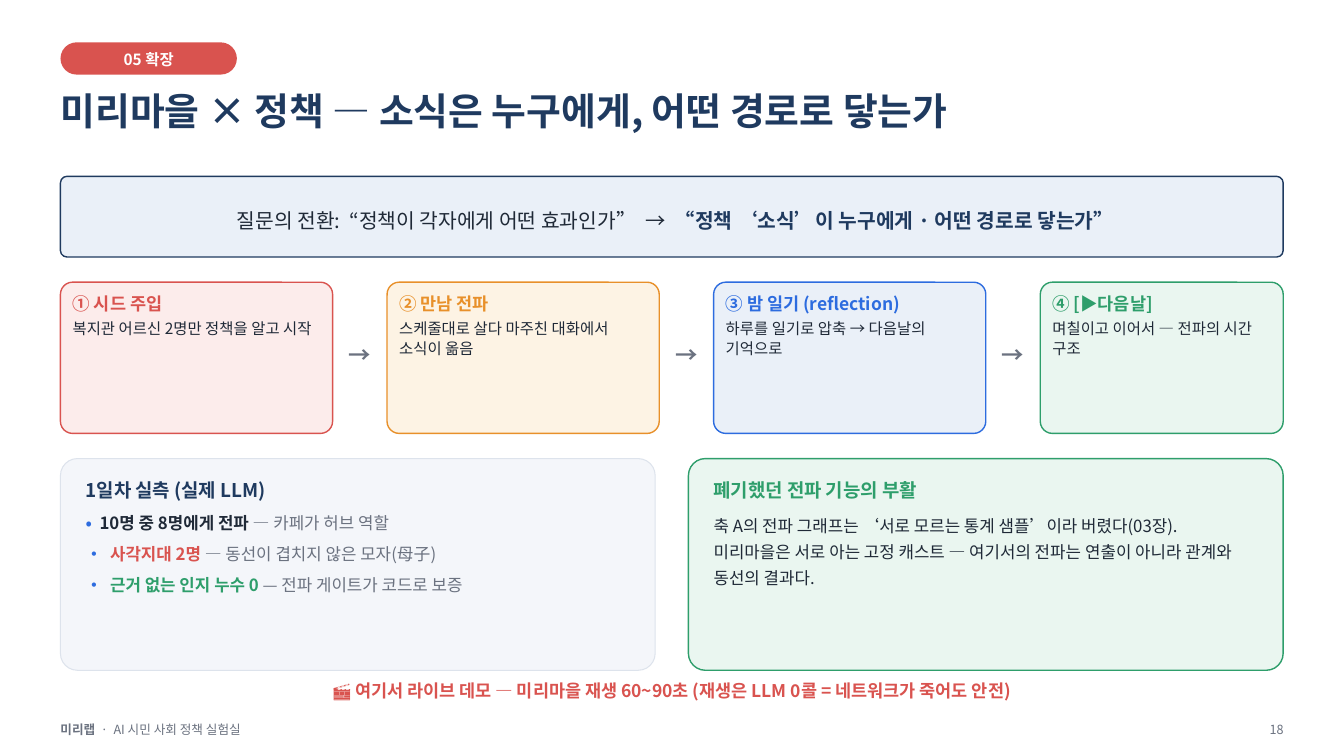
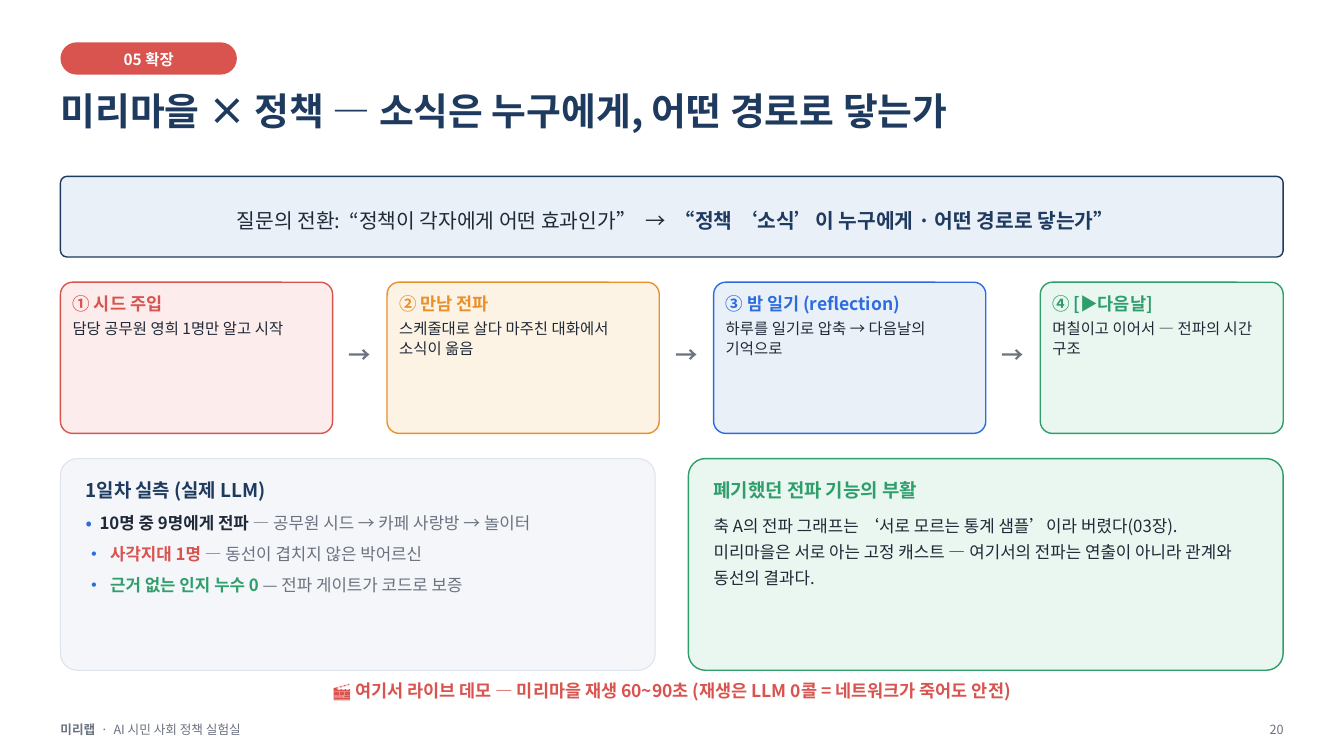
Before and after one commit to minoak/MiriLab_1, a slide deck: slide 20 of notebooks/미리랩_발표.pptx (slide 18 before the commit). Drawn at 1344x756 pixels with LibreOffice and Linux fonts; fonts in the diff are those of the drawing. Boxes give left, top, right and bottom in pixels: in the first picture for what was removed or moved away, otherwise in the second. Text is boxed around its words. In the diff, an @@ line names an element or a change of style, - is before the commit and + after.

```diff
--- a/notebooks/미리랩_발표.pptx
+++ b/notebooks/미리랩_발표.pptx
@@ text at (x1=73, y1=321, x2=283, y2=336): text changed @@
-복지관 어르신 2명만 정책을 알고 시작
+담당 공무원 영희 1명만 알고 시작
@@ text at (x1=100, y1=515, x2=530, y2=562): text changed @@
-• 10명 중 8명에게 전파 — 카페가 허브 역할
-• 사각지대 2명 — 동선이 겹치지 않은 모자(母子)
+• 10명 중 9명에게 전파 — 공무원 시드 → 카페 사랑방 → 놀이터
+• 사각지대 1명 — 동선이 겹치지 않은 박어르신
@@ text at (x1=1270, y1=724, x2=1284, y2=734): text changed @@
-18
+20
```
Also in this commit, not shown: 14 other slides changed, 3 slides added, 1 slide removed, 25 other files.
